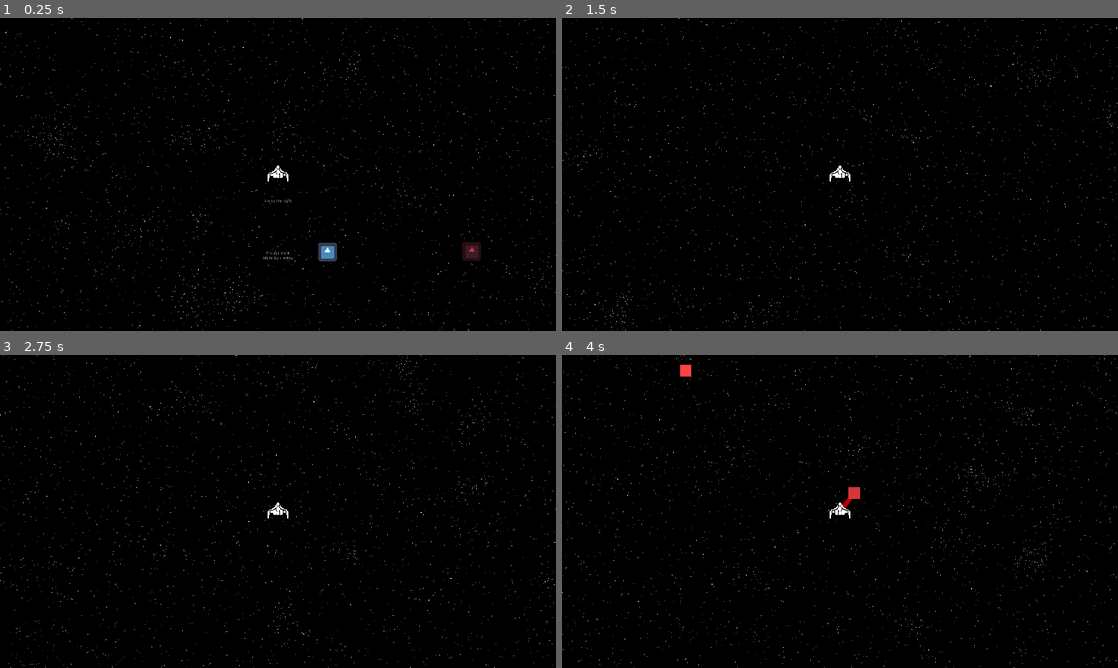
Above: before the commit, frames 1-4 (two rows, left to right).
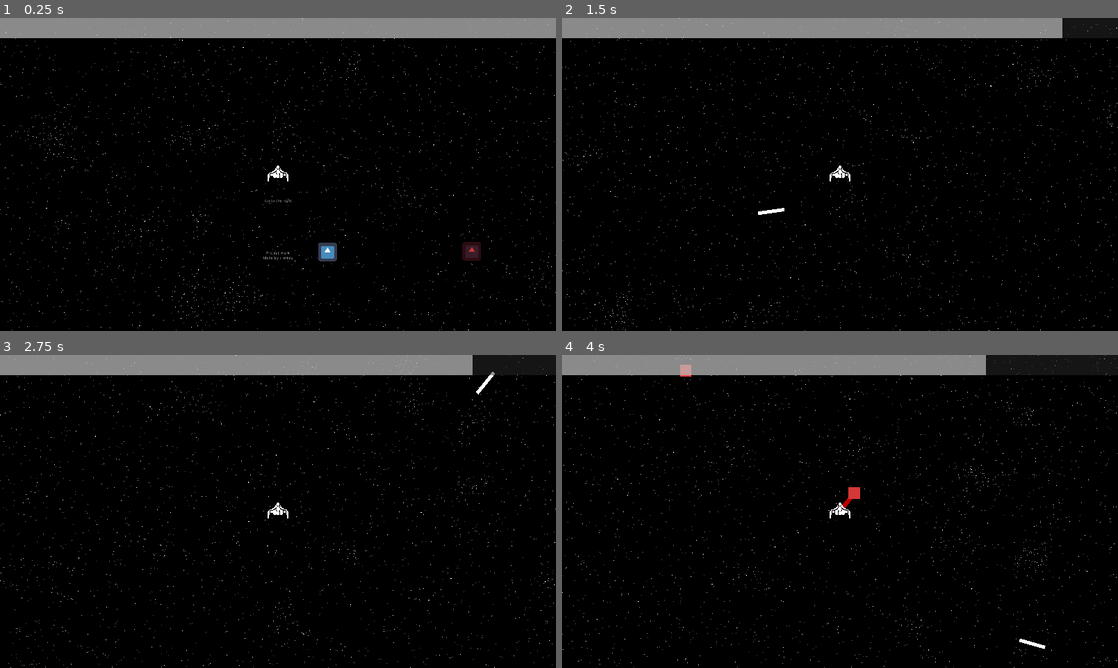
Above: after the commit, the same moments.

Repository: lajollagamesclub/project-mark
Game: Godot game, scene res://Main.tscn
Two runs of this game, one before a commit and one after it. Both use one fixed random seed, a clock stepped at 60 frames per second and the inputs below. The engine's default icon, where the game draws it, is replaced by a stand-in: a white triangle on a blue panel in a dark square.
Inputs (mouse positions are in pixels of both pictures, inside the frame that each line leads up to):
- Up to frame 1 (0.25 s): no input
- Up to frame 2 (1.5 s): move the mouse to (962, 158) at 0.52 s; hold E (g_dash_right) 0.53-1.28 s; click (962, 158) at 0.6 s; move the mouse to (728, 190) at 1.27 s; hold S (g_down) from 1.28 s (still down); click (728, 190) at 1.35 s
- Up to frame 3 (2.75 s): move the mouse to (333, 442) at 2.02 s; release S (g_down) at 2.03 s; hold E (g_dash_right) from 2.03 s (still down); click (333, 442) at 2.1 s
- Up to frame 4 (4 s): move the mouse to (812, 574) at 2.77 s; release E (g_dash_right) at 2.78 s; hold W (g_up) 2.78-3.53 s; click (812, 574) at 2.85 s; move the mouse to (1006, 558) at 3.52 s; hold Q (g_dash_left) from 3.53 s (still down); click (1006, 558) at 3.6 s

The runs differ from the first frame. In frame 1, 6.4% of the frame differs, in the area x 0-100%, y 0-7%; in frame 2, 5.9%; in frame 3, 5.5%; in frame 4, 5.0%.

Commit message:
Add fuel

Diff:
--- /dev/null
+++ b/src/Bullet.gd
@@ -0,0 +1,30 @@
+tool
+extends Area2D
+
+export var size: Vector2 = Vector2(10, 10) setget set_size
+export var speed: float = 700.0
+
+func _process(delta):
+	global_position += Vector2(speed, 0).rotated(rotation)*delta
+
+func set_size(new_size):
+	new_size = Vector2(round(new_size.x), round(new_size.y))
+	new_size.x = make_odd(new_size.x, size.x)
+	new_size.y = make_odd(new_size.y, size.y)
+	size = new_size
+	if has_node("ColorRect") and \
+		has_node("CollisionShape2D") and \
+		has_node("VisibilityNotifier2D"):
+		$ColorRect.rect_size = size*2
+		$ColorRect.rect_position = -size
+		$CollisionShape2D.shape.extents = size
+		$VisibilityNotifier2D.rect = Rect2(-size, size*2)
+
+func make_odd(new_size_component: float, old_size_component: float) -> float:
+	if int(new_size_component) % 2 == 0:
+		return new_size_component
+	else:
+		return new_size_component - sign(new_size_component - old_size_component)
+
+func _on_VisibilityNotifier2D_screen_exited():
+	queue_free()
--- /dev/null
+++ b/src/Bullet.tscn
@@ -0,0 +1,24 @@
+[gd_scene load_steps=3 format=2]
+
+[ext_resource path="res://Bullet.gd" type="Script" id=1]
+
+[sub_resource type="RectangleShape2D" id=1]
+extents = Vector2( 46, 6 )
+
+[node name="Bullet" type="Area2D"]
+script = ExtResource( 1 )
+size = Vector2( 46, 6 )
+speed = 1800.0
+
+[node name="ColorRect" type="ColorRect" parent="."]
+margin_left = -46.0
+margin_top = -6.0
+margin_right = 46.0
+margin_bottom = 6.0
+
+[node name="CollisionShape2D" type="CollisionShape2D" parent="."]
+shape = SubResource( 1 )
+
+[node name="VisibilityNotifier2D" type="VisibilityNotifier2D" parent="."]
+rect = Rect2( -46, -6, 92, 12 )
+[connection signal="screen_exited" from="VisibilityNotifier2D" to="." method="_on_VisibilityNotifier2D_screen_exited"]
--- a/src/Main.tscn
+++ b/src/Main.tscn
@@ -6,6 +6,8 @@
 [ext_resource path="res://icon.png" type="Texture" id=4]
 [ext_resource path="res://Player.tscn" type="PackedScene" id=5]
 [ext_resource path="res://EnemySpawner.gd" type="Script" id=6]
+[ext_resource path="res://theme.tres" type="Theme" id=7]
+[ext_resource path="res://ProgressBar.gd" type="Script" id=8]
 
 [sub_resource type="ShaderMaterial" id=1]
 shader = ExtResource( 3 )
@@ -33,7 +35,9 @@
 visible = false
 
 [node name="StarryBackground" parent="StarsPerformanceSwitcher/HighPerformanceStars" instance=ExtResource( 2 )]
+relative_motion = 1.0
 parallax_scale = 0.7
+offset = Vector2( 0, 0 )
 
 [node name="StarryBackground2" parent="StarsPerformanceSwitcher/HighPerformanceStars" instance=ExtResource( 2 )]
 material = SubResource( 1 )
@@ -84,3 +88,16 @@
 Made by creikey"
 align = 1
 valign = 1
+
+[node name="Bullets" type="Node2D" parent="."]
+
+[node name="UI" type="CanvasLayer" parent="."]
+
+[node name="ProgressBar" type="ProgressBar" parent="UI"]
+modulate = Color( 1, 1, 1, 0.501961 )
+anchor_right = 1.0
+margin_bottom = 69.0
+theme = ExtResource( 7 )
+value = 50.0
+percent_visible = false
+script = ExtResource( 8 )
--- a/src/PlayerTurning.gd
+++ b/src/PlayerTurning.gd
@@ -1,4 +1,6 @@
 extends KinematicBody2D
+
+const player_state = preload("res://player_state.tres")
 
 export var movement_speed = 700.0
 export var rotational_speed = 360.0
@@ -6,12 +8,22 @@
 func _process(delta):
 	for asteroid in $AsteroidVisualizations.get_bodies_in_group():
 		var tapped = asteroid.tap_resource(delta)
+		if tapped:
+			var asteroid_distance: float = global_position.distance_to(asteroid.global_position)/$AsteroidVisualizations/CollisionShape2D.shape.radius
+			player_state.fuel += lerp(0.0, 10.0, asteroid_distance)*delta
 
 func _physics_process(delta):
 	var horizontal: int = int(Input.is_action_pressed("g_right")) - int(Input.is_action_pressed("g_left"))
 	var vertical: int = int(Input.is_action_pressed("g_up")) - int(Input.is_action_pressed("g_down"))
 #	var dash: int = int(Input.is_action_just_pressed("g_dash_right")) - int(Input.is_action_just_pressed("g_dash_left"))
 
+	if Input.is_action_just_pressed("g_fire") and player_state.fuel > 0:
+		var cur_bullet = preload("res://Bullet.tscn").instance()
+		get_parent().get_node("Bullets").add_child(cur_bullet)
+		cur_bullet.global_position = global_position
+		cur_bullet.rotation = global_position.angle_to_point(get_global_mouse_position()) + PI
+		preload("res://player_state.tres").fire_bullet()
+
 	rotation += float(horizontal)*deg2rad(rotational_speed)*delta
 
 	move_and_collide(Vector2(0, -movement_speed).rotated(rotation)*delta, false)
--- /dev/null
+++ b/src/ProgressBar.gd
@@ -0,0 +1,10 @@
+extends ProgressBar
+
+const player_state = preload("res://player_state.tres")
+
+func _ready():
+	player_state.connect("fuel_changed", self, "_on_fuel_change")
+	value = float(player_state.fuel)
+
+func _on_fuel_change(new_fuel):
+	value = float(new_fuel)
--- /dev/null
+++ b/src/player_state.gd
@@ -0,0 +1,14 @@
+extends Resource
+
+signal fuel_changed(new_fuel)
+
+var fuel: float = 100 setget set_fuel
+
+func set_fuel(new_fuel):
+	if new_fuel > 100:
+		return
+	fuel = new_fuel
+	emit_signal("fuel_changed", fuel)
+
+func fire_bullet():
+	self.fuel -= 5
--- /dev/null
+++ b/src/player_state.tres
@@ -0,0 +1,6 @@
+[gd_resource type="Resource" load_steps=2 format=2]
+
+[ext_resource path="res://player_state.gd" type="Script" id=1]
+
+[resource]
+script = ExtResource( 1 )
--- a/src/project.godot
+++ b/src/project.godot
@@ -81,6 +81,11 @@
 "events": [ Object(InputEventKey,"resource_local_to_scene":false,"resource_name":"","device":0,"alt":false,"shift":false,"control":false,"meta":false,"command":false,"pressed":false,"scancode":69,"unicode":0,"echo":false,"script":null)
  ]
 }
+g_fire={
+"deadzone": 0.5,
+"events": [ Object(InputEventMouseButton,"resource_local_to_scene":false,"resource_name":"","device":0,"alt":false,"shift":false,"control":false,"meta":false,"command":false,"button_mask":0,"position":Vector2( 0, 0 ),"global_position":Vector2( 0, 0 ),"factor":1.0,"button_index":1,"pressed":false,"doubleclick":false,"script":null)
+ ]
+}
 
 [physics]
 
--- /dev/null
+++ b/src/theme.tres
@@ -0,0 +1,14 @@
+[gd_resource type="Theme" load_steps=3 format=2]
+
+[sub_resource type="StyleBoxFlat" id=1]
+bg_color = Color( 0.168627, 0.168627, 0.168627, 1 )
+
+[sub_resource type="StyleBoxFlat" id=2]
+bg_color = Color( 1, 1, 1, 1 )
+
+[resource]
+ProgressBar/colors/font_color = Color( 0.941176, 0.941176, 0.941176, 1 )
+ProgressBar/colors/font_color_shadow = Color( 0, 0, 0, 1 )
+ProgressBar/fonts/font = null
+ProgressBar/styles/bg = SubResource( 1 )
+ProgressBar/styles/fg = SubResource( 2 )
Not shown: 1 places in src/Main.tscn that only renumber resources
